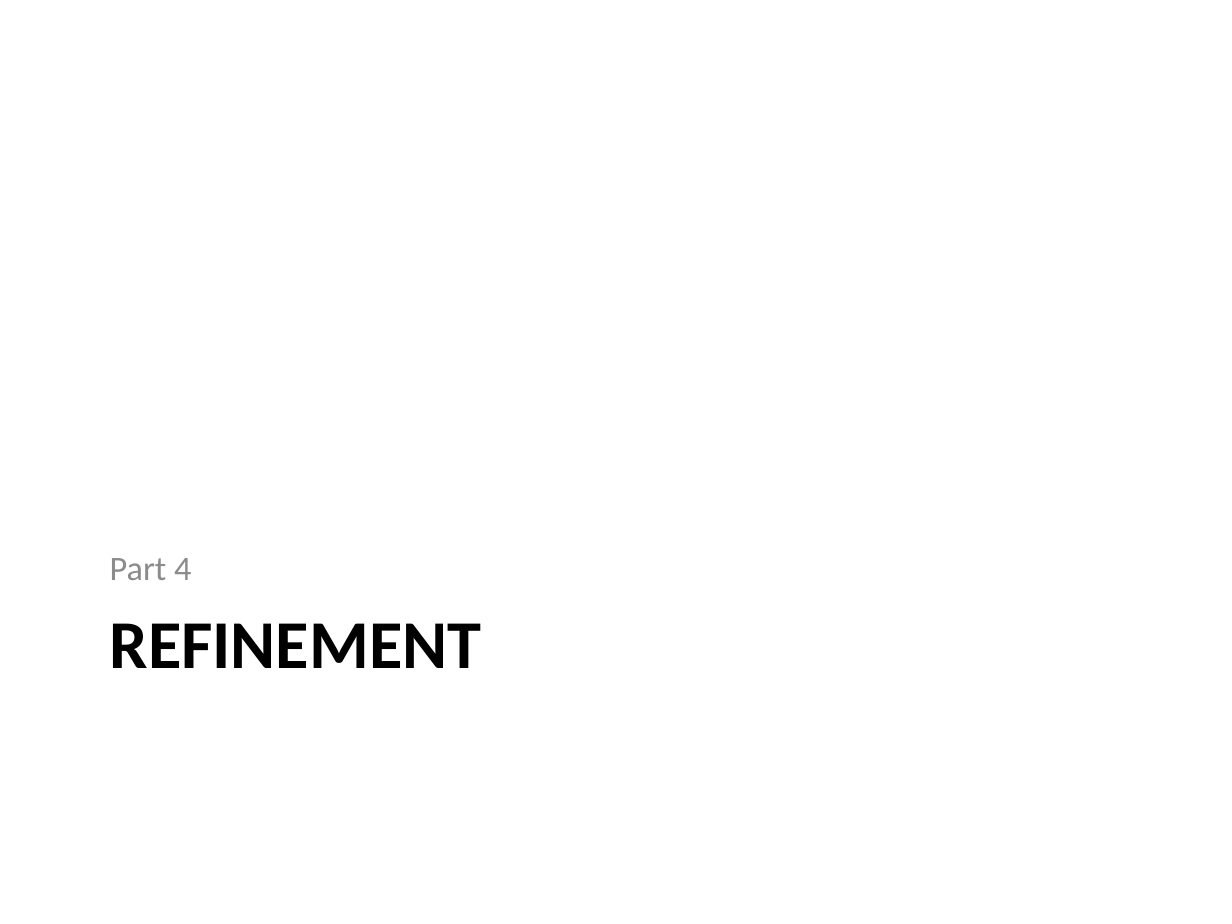
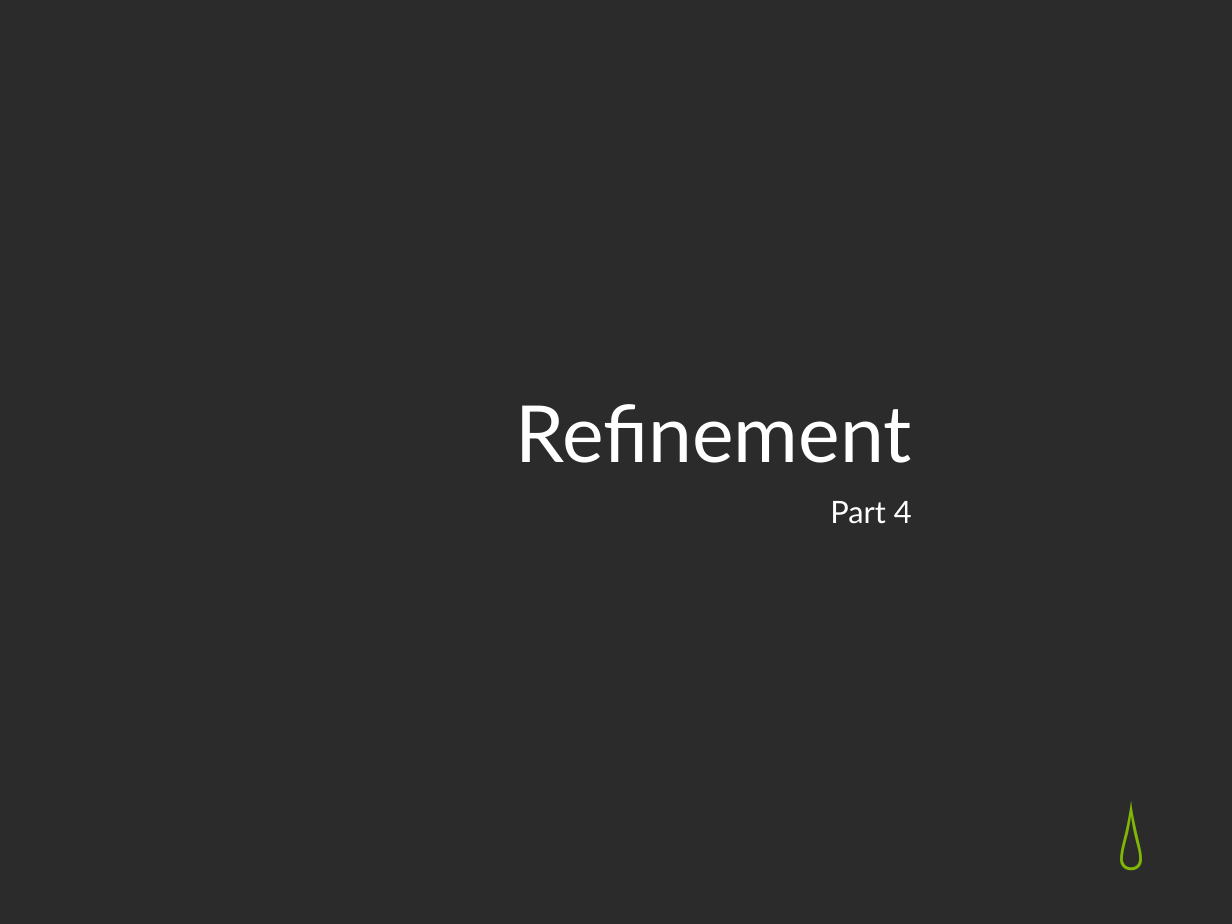
Before and after one commit to gian/defense, a slide deck: slide 36 of PhDDefense.pptx (slide 35 before the commit). Drawn at 1232x924 pixels with LibreOffice and Linux fonts; fonts in the diff are those of the drawing; background and template pictures are left out; a plain dark background stands for a picture behind light text. Boxes give left, top, right and bottom in pixels: in the first picture for what was removed or moved away, otherwise in the second. Text is boxed around its words. In the diff, an @@ line names an element or a change of style, - is before the commit and + after.

Commit message:
Added section on traces and refinement

```diff
--- a/PhDDefense.pptx
+++ b/PhDDefense.pptx
@@ background #FFFFFF to picture (left out) @@
@@ title "Refinement" at <box>516,404,912,463</box>: vertical alignment top to bottom @@
@@ title at <box>516,404,912,463</box>: text changed; size 40 to 46 pt; font Calibri to Lato; text colour #000000 to #FFFFFF; bold off @@
-REFINEMENT
+Refinement
@@ text "Part 4": place and size @@
-text "Part 4" at <box>110,558,191,580</box>
+text "Part 4" at <box>830,501,912,524</box>
@@ text "Part 4" at <box>830,501,912,524</box>: size 20 to 18 pt, font Calibri to Lato, text colour #8C8C8C to #FFFFFF; alignment left to right; less space between paragraphs; vertical alignment bottom to top @@
@@ text added at <box>1117,782,1167,873</box>, 44 pt, text #80B606 @@
+💧
```
Also in this commit, not shown: 52 other slides changed, 10 slides added, 1 slide removed.
